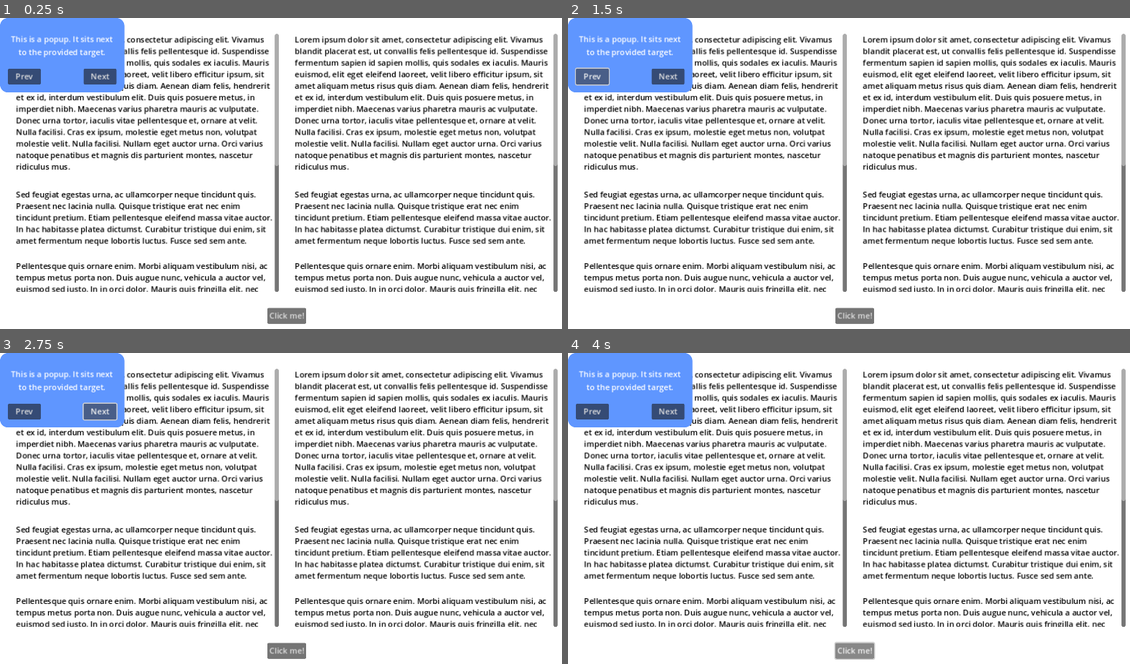
Above: before the commit, frames 1-4 (two rows, left to right).
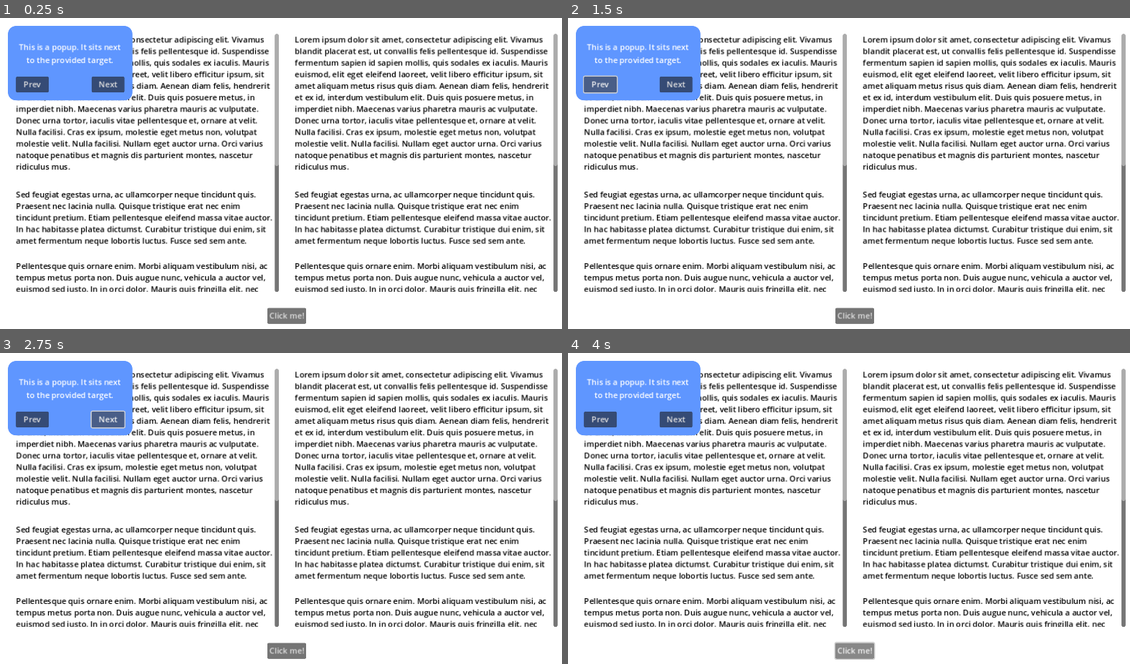
Above: after the commit, the same moments.

Repository: Decapitated/Godot-Tour
Game: Godot game, scene res://main.tscn
The game is run twice, just before and just after one commit, with the same random seed, the same clock (stepped at 60 frames per second) and the same inputs. The project has no main scene, so this scene is started directly.
Inputs:
- Up to frame 1 (0.25 s): no input
- Up to frame 2 (1.5 s): click "Click me!" at 0.5 s; click "Prev" at 1.25 s
- Up to frame 3 (2.75 s): click "Next" at 2 s
- Up to frame 4 (4 s): click "Next" at 2.75 s; click "Click me!" at 3.5 s

The runs differ from the first frame. In frame 1, 3.3% of the frame differs, in the area x 0-24%, y 0-27%; in frame 2, 3.3%; in frame 3, 3.3%; in frame 4, 3.3%.

Commit message:
popup position enum.

Diff:
--- a/demo/main.tscn
+++ b/demo/main.tscn
@@ -103,21 +103,28 @@
 layout_mode = 0
 mouse_filter = 2
 
-[node name="PopupRect" type="PopupRect" parent="TheaterRect" node_paths=PackedStringArray("target")]
+[node name="PopupContainer" type="PopupContainer" parent="TheaterRect" node_paths=PackedStringArray("target")]
 target = NodePath("../Overlay")
 layout_mode = 0
-offset_right = 250.0
-offset_bottom = 150.0
 
-[node name="PanelContainer" type="PanelContainer" parent="TheaterRect/PopupRect"]
+[node name="MarginContainer" type="MarginContainer" parent="TheaterRect/PopupContainer"]
+layout_mode = 2
+theme_override_constants/margin_left = 16
+theme_override_constants/margin_top = 16
+theme_override_constants/margin_right = 16
+theme_override_constants/margin_bottom = 16
+
+[node name="PanelContainer" type="PanelContainer" parent="TheaterRect/PopupContainer/MarginContainer"]
 custom_minimum_size = Vector2(250, 150)
 layout_mode = 2
+size_flags_horizontal = 4
+size_flags_vertical = 4
 theme_override_styles/panel = SubResource("StyleBoxFlat_shvdj")
 
-[node name="VBoxContainer" type="VBoxContainer" parent="TheaterRect/PopupRect/PanelContainer"]
+[node name="VBoxContainer" type="VBoxContainer" parent="TheaterRect/PopupContainer/MarginContainer/PanelContainer"]
 layout_mode = 2
 
-[node name="Label" type="Label" parent="TheaterRect/PopupRect/PanelContainer/VBoxContainer"]
+[node name="Label" type="Label" parent="TheaterRect/PopupContainer/MarginContainer/PanelContainer/VBoxContainer"]
 layout_mode = 2
 size_flags_vertical = 3
 text = "This is a popup. It sits next to the provided target."
@@ -125,20 +132,20 @@
 vertical_alignment = 1
 autowrap_mode = 3
 
-[node name="HBoxContainer" type="HBoxContainer" parent="TheaterRect/PopupRect/PanelContainer/VBoxContainer"]
+[node name="HBoxContainer" type="HBoxContainer" parent="TheaterRect/PopupContainer/MarginContainer/PanelContainer/VBoxContainer"]
 layout_mode = 2
 alignment = 1
 
-[node name="Previous" type="Button" parent="TheaterRect/PopupRect/PanelContainer/VBoxContainer/HBoxContainer"]
+[node name="Previous" type="Button" parent="TheaterRect/PopupContainer/MarginContainer/PanelContainer/VBoxContainer/HBoxContainer"]
 custom_minimum_size = Vector2(66, 0)
 layout_mode = 2
 text = "Prev"
 
-[node name="Filler" type="Control" parent="TheaterRect/PopupRect/PanelContainer/VBoxContainer/HBoxContainer"]
+[node name="Filler" type="Control" parent="TheaterRect/PopupContainer/MarginContainer/PanelContainer/VBoxContainer/HBoxContainer"]
 layout_mode = 2
 size_flags_horizontal = 3
 
-[node name="Next" type="Button" parent="TheaterRect/PopupRect/PanelContainer/VBoxContainer/HBoxContainer"]
+[node name="Next" type="Button" parent="TheaterRect/PopupContainer/MarginContainer/PanelContainer/VBoxContainer/HBoxContainer"]
 custom_minimum_size = Vector2(66, 0)
 layout_mode = 2
 text = "Next"
Not shown: 1 places in demo/main.tscn that only renumber resources
Not shown, changed: rust/src/classes/popup_container.rs
